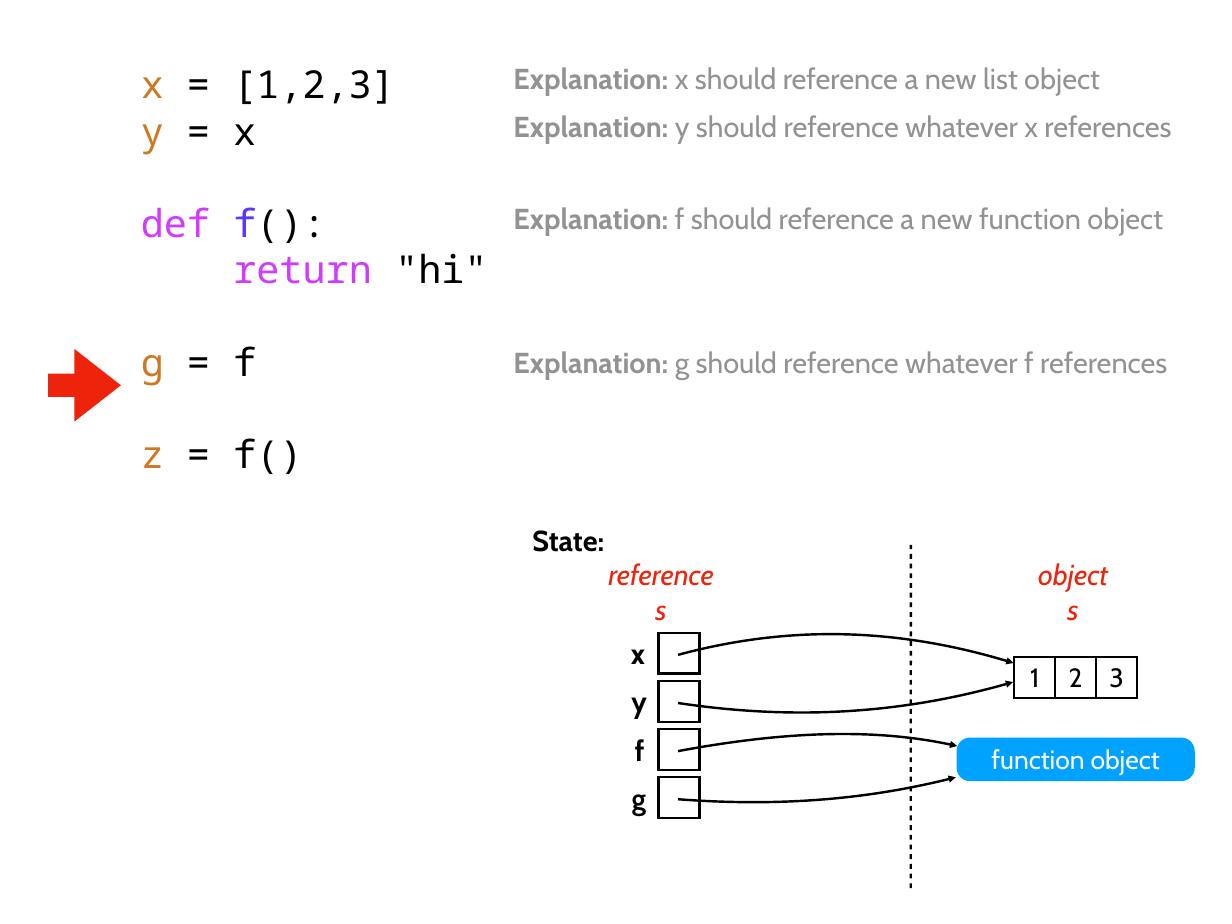
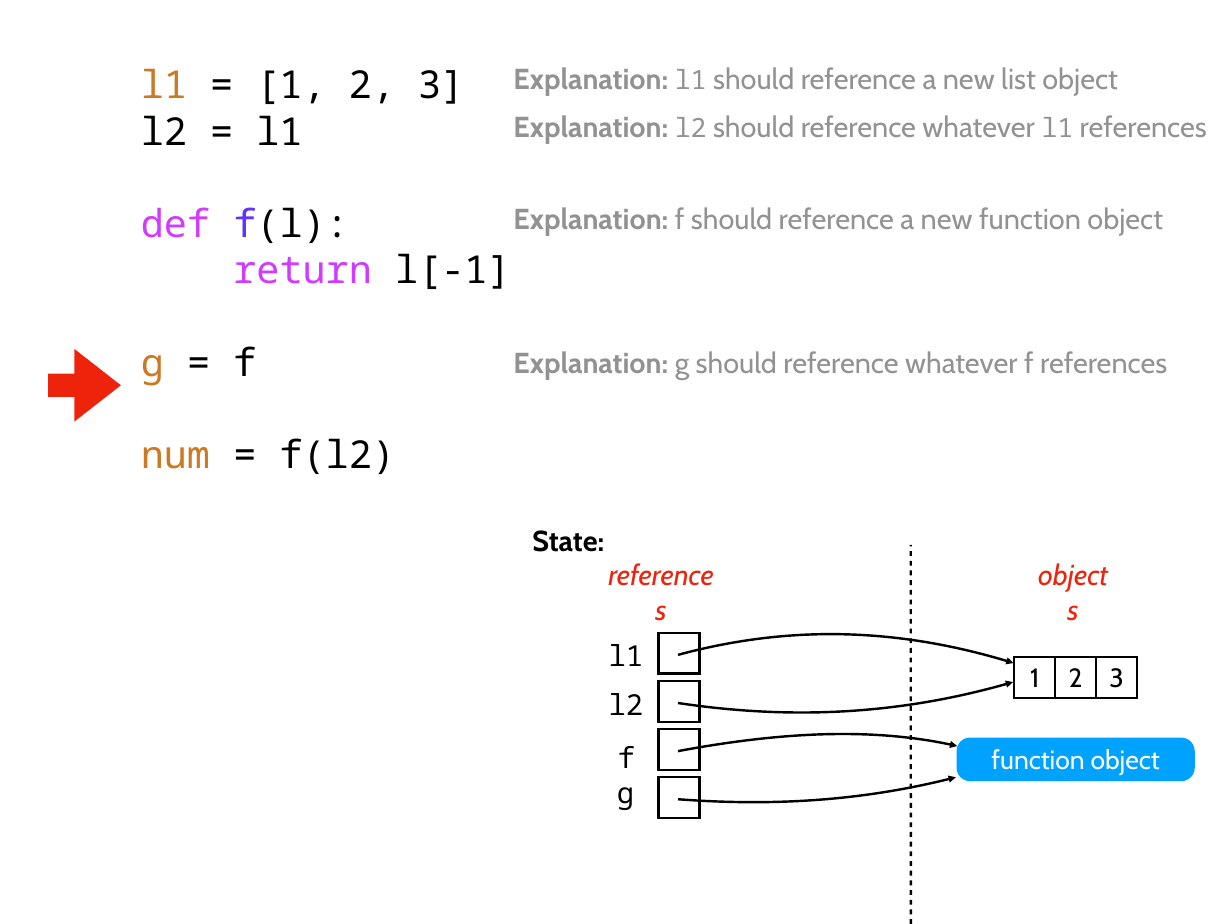
Before and after one commit to tylerharter/caraza-harter-com, a slide deck: slide 13 of tyler/meena/cs220/f21/materials/lec_24_F21.pptx. Drawn at 1232x924 pixels with LibreOffice and Linux fonts; fonts in the diff are those of the drawing. Boxes give left, top, right and bottom in pixels: in the first picture for what was removed or moved away, otherwise in the second. Text is boxed around its words. In the diff, an @@ line names an element or a change of style, - is before the commit and + after.

```diff
--- a/tyler/meena/cs220/f21/materials/lec_24_F21.pptx
+++ b/tyler/meena/cs220/f21/materials/lec_24_F21.pptx
@@ text at box(141, 68, 511, 289): text changed @@
-x = [1,2,3]
-y = x
-def f():
-return "hi"
+l1 = [1, 2, 3]
+l2 = l1
+def f(l):
+return l[-1]
@@ text at box(513, 67, 1118, 96): text changed @@
-Explanation: x should reference a new list object
+Explanation: l1 should reference a new list object
@@ text at box(513, 115, 1207, 144): text changed @@
-Explanation: y should reference whatever x references
+Explanation: l2 should reference whatever l1 references
@@ text at box(141, 438, 395, 474): text changed @@
-z = f()
+num = f(l2)
@@ line moved from (911, 888) - (911, 545) to (911, 924) - (911, 545) @@
@@ text added at box(609, 644, 644, 666), 24 pt, text #000000 @@
+l1
@@ text removed at box(631, 649, 645, 664) @@
-x
@@ text added at box(609, 693, 644, 715), 24 pt, text #000000 @@
+l2
@@ text removed at box(631, 697, 647, 719) @@
-y
@@ text "f" at box(618, 746, 635, 768): font Cabin to Noto Sans Mono, bold off @@
@@ text "f": place and size @@
-text "f" at box(635, 739, 645, 761)
+text "f" at box(618, 746, 635, 768)
@@ text "g": place and size @@
-text "g" at box(632, 794, 646, 815)
+text "g" at box(617, 787, 634, 810)
@@ text "g" at box(617, 787, 634, 810): font Cabin to Noto Sans Mono, bold off @@
```
Also in this commit, not shown: 16 other slides changed, 8 other files.
